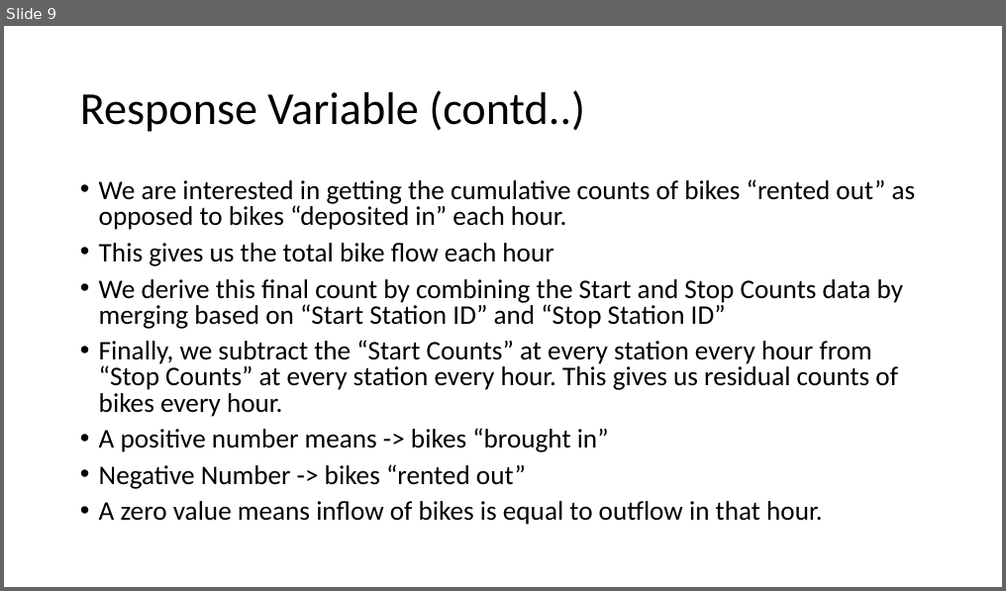
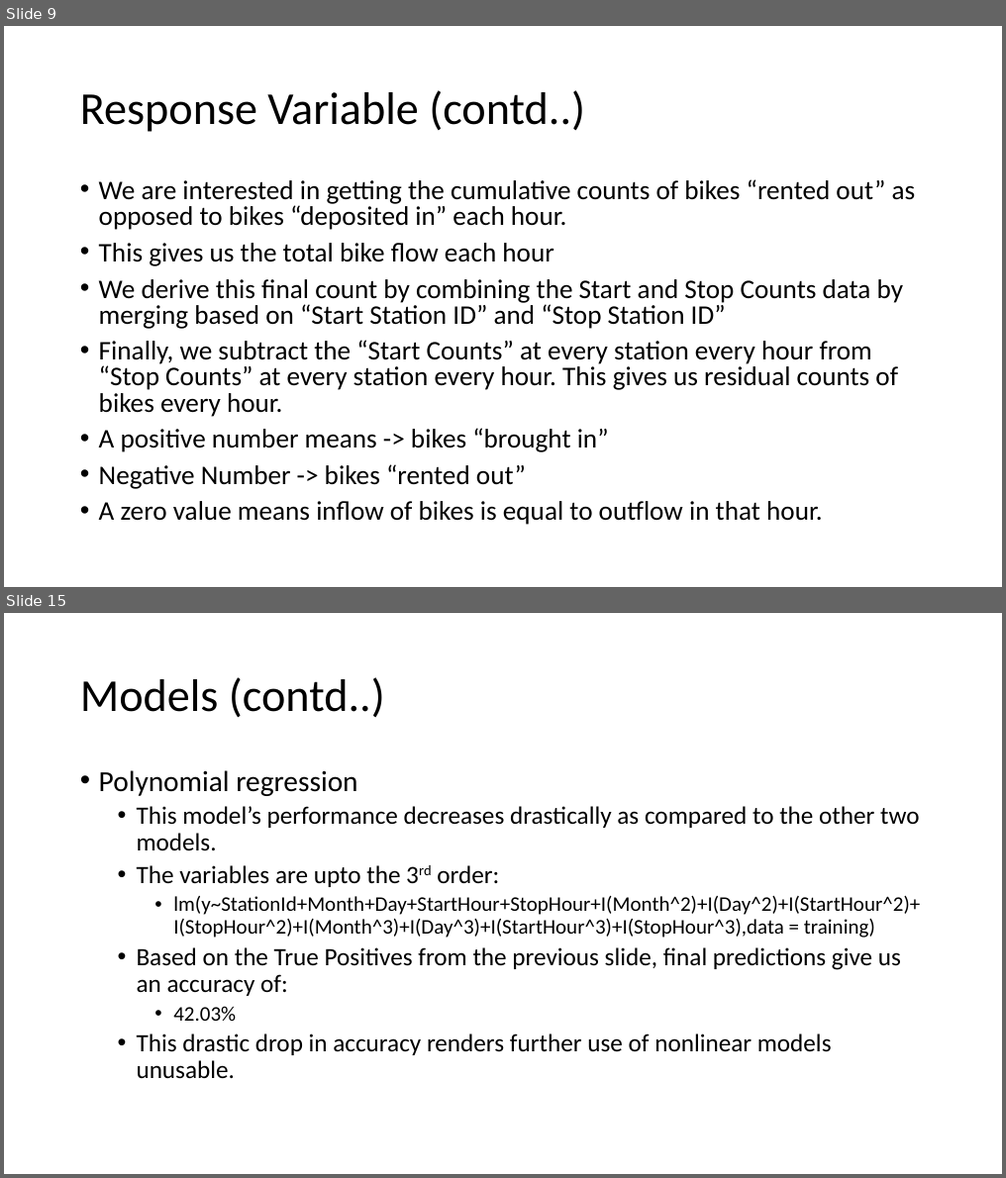
Before and after one commit to ayumib04/PittBikeShare, a slide deck: Ignite_ppt.pptx. Shown one above the other, each under a label of ours: slide 9 before the commit, slides 9 and 15 after it; the slides between them are not shown. The pictures are 1006x591 and 1006x1178 pixels, drawn with LibreOffice and Linux fonts; fonts in the diff are those of the drawing. Boxes give left, top, right and bottom in pixels: in the first picture for what was removed or moved away, otherwise in the second. Text is boxed around its words. In the diff, an @@ line names an element or a change of style, - is before the commit and + after.

Commit message:
new ignite_ppt with models included

```diff
--- a/Ignite_ppt.pptx
+++ b/Ignite_ppt.pptx
@@ slide 15 added at <box>4,613,1002,1174</box>, background #FFFFFF @@
@@ title added at <box>80,677,385,718</box>, 44 pt, text #000000 @@
+Models (contd..)
@@ text added at <box>99,770,920,1079</box>, 24 pt, text #000000 @@
+• Polynomial regression
+  • This model’s performance decreases drastically as compared to the other two models.
+  • The variables are upto the 3rd order:
+    • lm(y~StationId+Month+Day+StartHour+StopHour+I(Month^2)+I(Day^2)+I(StartHour^2)+I(StopHour^2)+I(Month^3)+I(Day^3)+I(StartHour^3)+I(StopHour^3),data = training)
+  • Based on the True Positives from the previous slide, final predictions give us an accuracy of:
+    • 42.03%
+  • This drastic drop in accuracy renders further use of nonlinear models unusable.
```
Also in this commit, not shown: 2 slides changed, 3 other slides added.
